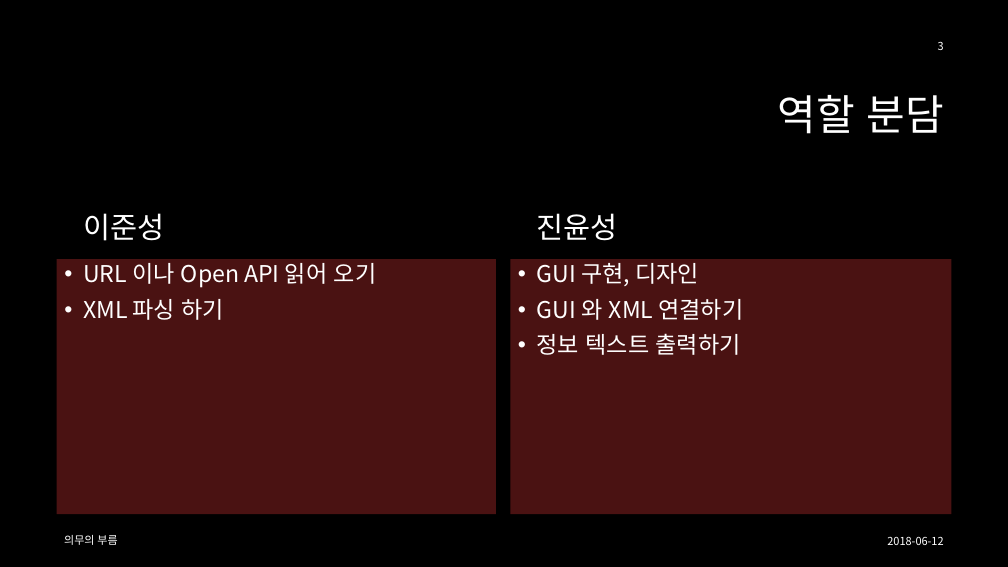
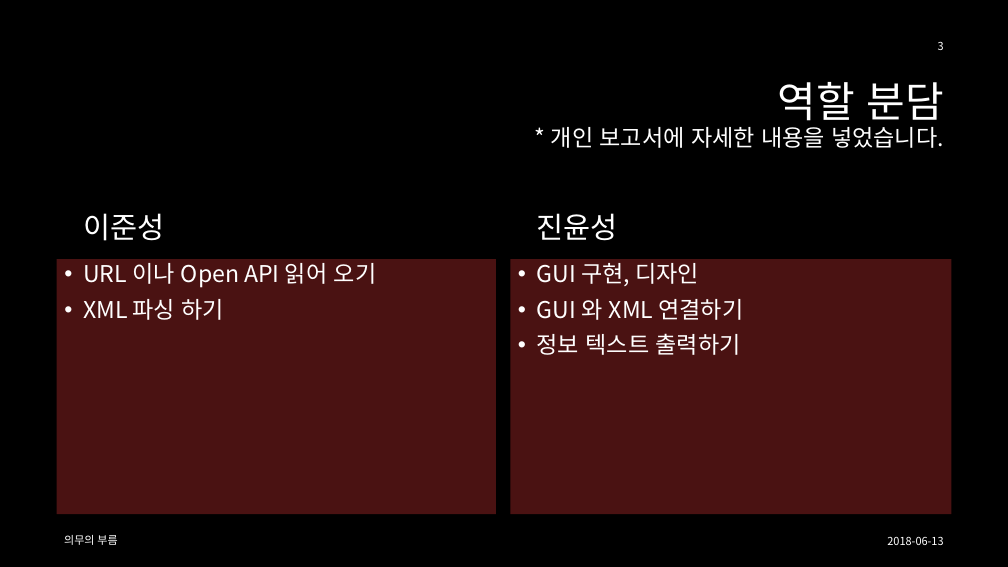
Before and after one commit to iconstudio/2018-ScriptingProject, a slide deck: slide 3 of [스크립트 언어]7조 최종 발표 - 2016180042, 2015182031.pptx. Drawn at 1008x567 pixels with LibreOffice and Linux fonts; fonts in the diff are those of the drawing; background and template pictures are left out. Boxes give left, top, right and bottom in pixels: in the first picture for what was removed or moved away, otherwise in the second. Text is boxed around its words. In the diff, an @@ line names an element or a change of style, - is before the commit and + after.

```diff
--- a/[스크립트 언어]7조 최종 발표 - 2016180042, 2015182031.pptx
+++ b/[스크립트 언어]7조 최종 발표 - 2016180042, 2015182031.pptx
@@ title at [551, 82, 943, 148]: text changed; size 40 to 22 pt @@
-역할 분담
+역할 분담
+* 개인 보고서에 자세한 내용을 넣었습니다.
@@ text at [887, 536, 943, 545]: text changed @@
-2018-06-12
+2018-06-13
```
Also in this commit, not shown: 9 other slides changed, 1 slide removed, 3 other files.
